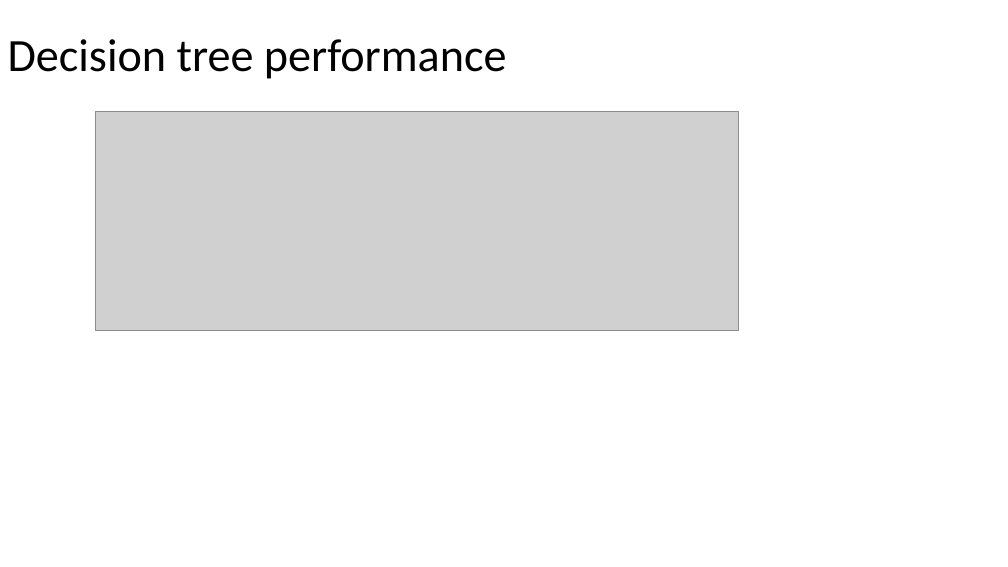
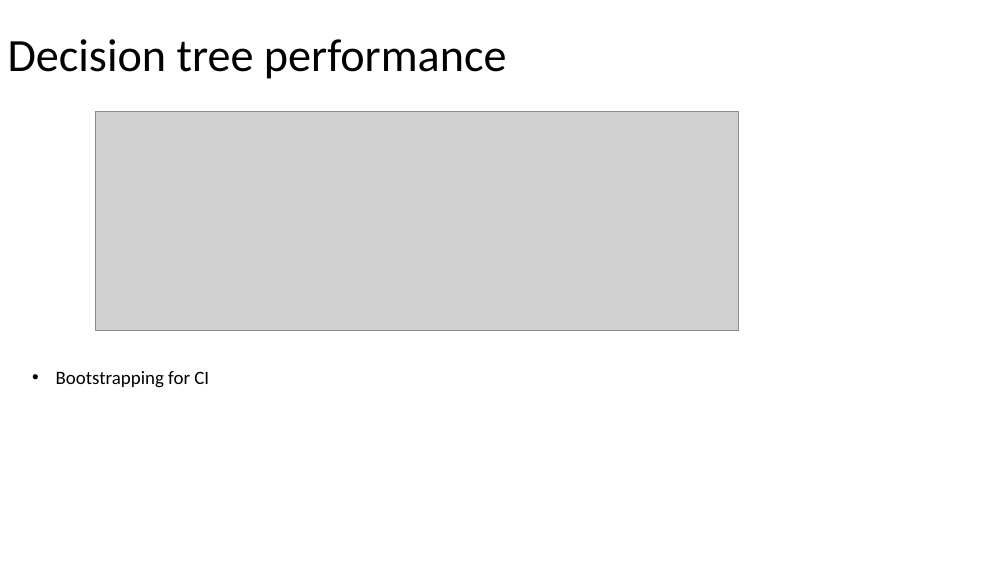
Before and after one commit to RachelMurray-Watson/COVID_forecasting, a slide deck: slide 3 of Graphs/Decision_tree_self_graph.pptx. Drawn at 1008x567 pixels with LibreOffice and Linux fonts; fonts in the diff are those of the drawing; grey boxes stand for pictures. Boxes give left, top, right and bottom in pixels: in the first picture for what was removed or moved away, otherwise in the second. Text is boxed around its words. In the diff, an @@ line names an element or a change of style, - is before the commit and + after.

```diff
--- a/Graphs/Decision_tree_self_graph.pptx
+++ b/Graphs/Decision_tree_self_graph.pptx
@@ text added at (x1=56, y1=371, x2=209, y2=388), 18 pt, text #000000 @@
+• Bootstrapping for CI
```
Also in this commit, not shown: 1 other slide changed, 1 slide removed, 1 other file.
